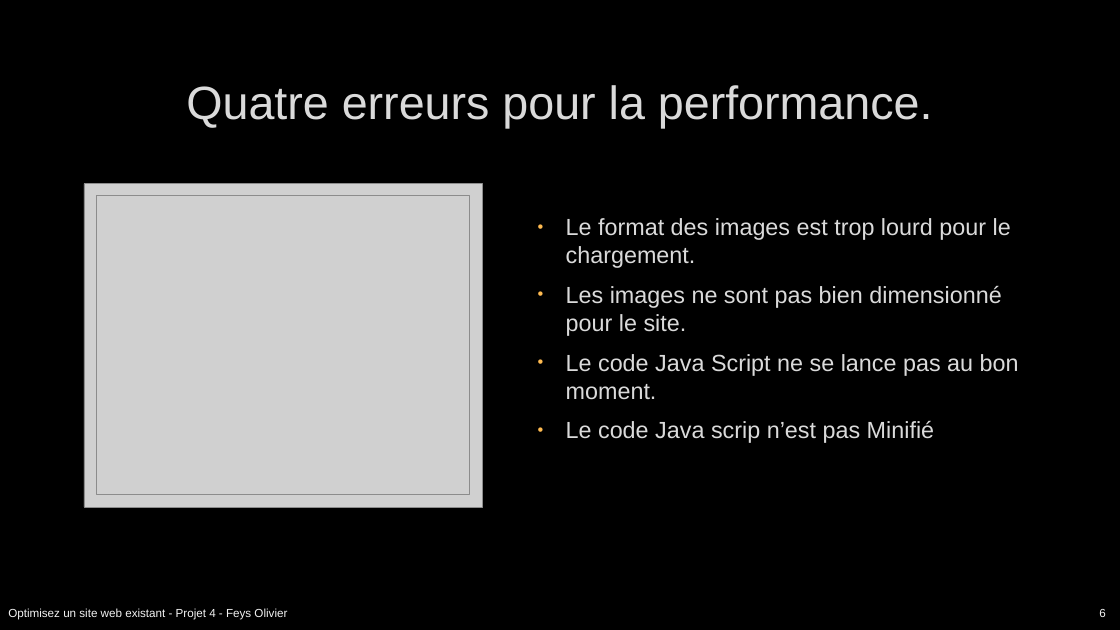
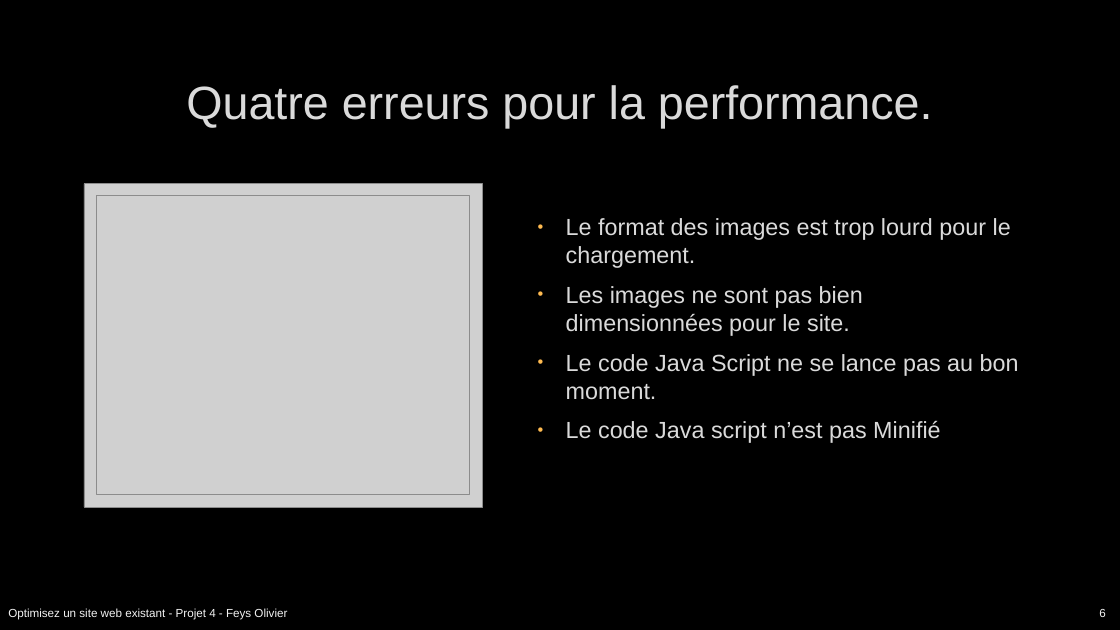
Before and after one commit to Olive59/Projet-4, a slide deck: slide 6 of Présentation la chouette agence.pptx. Drawn at 1120x630 pixels with LibreOffice and Linux fonts; fonts in the diff are those of the drawing; grey boxes stand for pictures; background and template pictures are left out. Boxes give left, top, right and bottom in pixels: in the first picture for what was removed or moved away, otherwise in the second. Text is boxed around its words. In the diff, an @@ line names an element or a change of style, - is before the commit and + after.

Commit message:
Js minifié

```diff
--- a/Présentation la chouette agence.pptx
+++ b/Présentation la chouette agence.pptx
@@ text at bbox=[566, 286, 863, 336]: text changed @@
-• Les images ne sont pas bien dimensionné pour le site.
+• Les images ne sont pas bien dimensionnées pour le site.
@@ text at bbox=[566, 420, 940, 443]: text changed @@
-• Le code Java scrip n’est pas Minifié
+• Le code Java script n’est pas Minifié
```
Also in this commit, not shown: 2 other slides changed, 1 slide removed, 8 other files.
